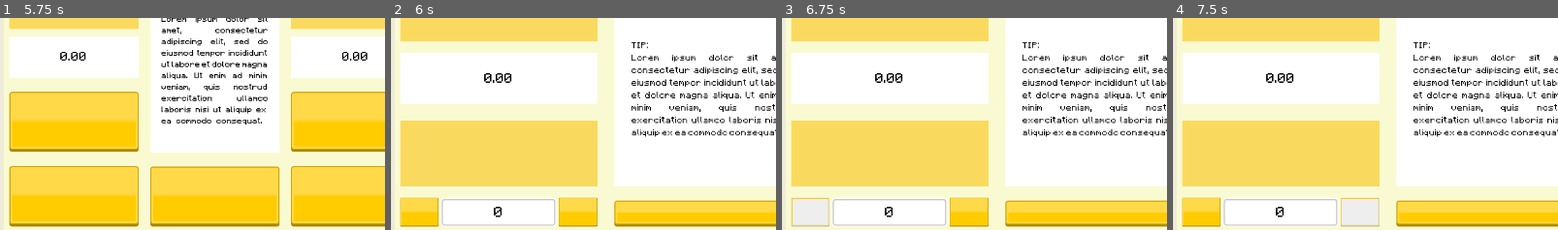
Above: before the commit, frames 1-4 (left to right).
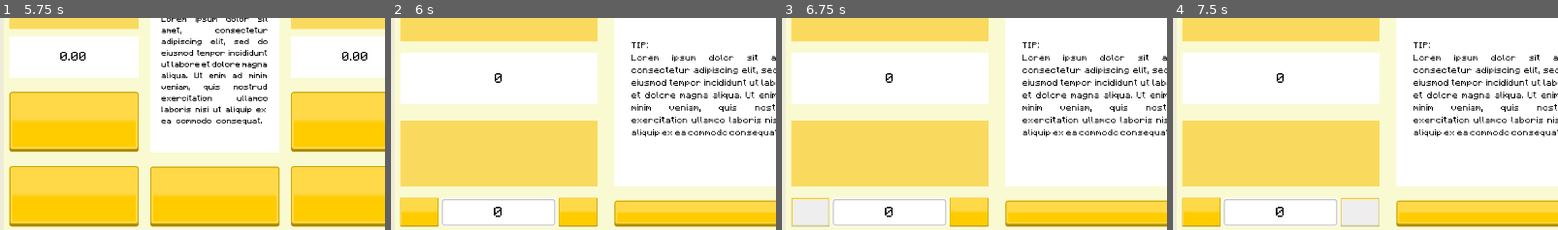
Above: after the commit, the same moments.

Repository: lhancewong/thesis-game-project
Game: Godot game, scene res://interfaces/on_daylight_menus/on_daylight_main.tscn
Two runs of this game, one before a commit and one after it. Both use one fixed random seed, a clock stepped at 60 frames per second and the inputs below. This scene is started directly instead of the project's main scene. Sound files missing from this copy of the repository are replaced by a short silence.
Inputs:
- Up to frame 1 (5.75 s): click "Start Day" at 0.5 s; click "Start Day" at 1.25 s; click "Live Statistics" at 2 s; click "Order Ingredients" at 2.75 s; click "Tech Upgrades" at 3.5 s; click "Statistics" at 4.25 s; click "Waste Management" at 5 s
- Up to frame 2 (6 s): click "Compost" at 5.75 s
- Up to frame 3 (6.75 s): click "-" at 6.5 s
- Up to frame 4 (7.5 s): click "+" at 7.25 s
The pictures show only the part of the screen within x 0-50%, y 39-89%; the shares and areas given below are measured in that part.

Frame 1 is identical in both runs. In frame 2, 0.2% of the frame differs, in the area x 24-32%, y 26-31%; in frame 3, 0.2%; in frame 4, 0.2%.

Commit message:
fixed numeric input on man.strats to max out

Diff:
--- a/interfaces/on_daylight_menus/sub_scenes/management_strategies/compost.tscn
+++ b/interfaces/on_daylight_menus/sub_scenes/management_strategies/compost.tscn
@@ -1,11 +1,9 @@
-[gd_scene load_steps=14 format=2]
+[gd_scene load_steps=13 format=2]
 
 [ext_resource path="res://assets/fonts/thin_pixelated.ttf" type="DynamicFontData" id=1]
 [ext_resource path="res://assets/fonts/pixelated.ttf" type="DynamicFontData" id=2]
 [ext_resource path="res://scripts/guis/compost.gd" type="Script" id=3]
 [ext_resource path="res://themes/curry/curry.tres" type="Theme" id=5]
-
-[sub_resource type="Theme" id=11]
 
 [sub_resource type="DynamicFont" id=1]
 size = 51
--- a/scripts/guis/compost.gd
+++ b/scripts/guis/compost.gd
@@ -1,8 +1,8 @@
 extends Control
 var regex = RegEx.new()
 
-var waste_amount = 0
-var compost_amount = 0
+var waste_amount: int = 0
+var compost_amount: int = 0
 var old_text = ""
 
 onready var ActionLineEdit = $VBoxContainer/HBoxContainer/Compost/Strategy/HBoxContainer2/LineEdit
@@ -15,12 +15,8 @@
 
 # Called every frame. 'delta' is the elapsed time since the previous frame.
 func _physics_process(delta):
-	waste_amount = Game.waste_hndlr.get_inedible_waste()
+	waste_amount = int(Game.waste_hndlr.get_inedible_waste())
 	$VBoxContainer/HBoxContainer/Compost/Waste/Amount/InedibleWasteAmnt.text = str(waste_amount)
-#	This makes sure that the LineEdit Numbers remain under the maximum waste amount
-	if compost_amount > int(waste_amount):
-		compost_amount = waste_amount
-		$VBoxContainer/HBoxContainer/Compost/Strategy/HBoxContainer2/LineEdit.text = str(compost_amount)
 
 # This changes the value of the amount to be composted using the buttons
 
@@ -36,8 +32,13 @@
 
 func _on_LineEdit_text_changed(new_text):
 	if regex.search(new_text):
+		if int(new_text) > waste_amount:
+			print("overload")
+			new_text = waste_amount
 		old_text = str(new_text)
-#
+		compost_amount = int(new_text)
+		ActionLineEdit.text = old_text
+		ActionLineEdit.set_cursor_position(ActionLineEdit.text.length())
 	else:
 		ActionLineEdit.text = old_text
 		ActionLineEdit.set_cursor_position(ActionLineEdit.text.length())
@@ -52,8 +53,9 @@
 
 
 func _on_plus_pressed():
-	if compost_amount < int(waste_amount):
+	if compost_amount < waste_amount:
 		compost_amount += 1
 		ActionLineEdit.text = str(compost_amount)
 	else:
 		pass
+	print(compost_amount)
--- a/scripts/guis/feed_animals.gd
+++ b/scripts/guis/feed_animals.gd
@@ -1,8 +1,8 @@
 extends Control
 var regex = RegEx.new()
 
-var edible_waste_amount = 0
-var disposal_amount = 0
+var edible_waste_amount: int = 0
+var disposal_amount: int = 0
 var old_text = ""
 
 onready var ActionLineEdit = $"VBoxContainer/HBoxContainer/Left Block/Strategy/HBoxContainer2/LineEdit"
@@ -15,7 +15,7 @@
 
 # Called every frame. 'delta' is the elapsed time since the previous frame.
 func _physics_process(delta):
-	edible_waste_amount = Game.waste_hndlr.get_edible_waste()
+	edible_waste_amount = int(Game.waste_hndlr.get_edible_waste())
 	$"VBoxContainer/HBoxContainer/Left Block/Waste/Amount/InedibleWasteAmnt".text = str(edible_waste_amount)
 	disposal_amount = int(ActionLineEdit.text)
 
@@ -33,8 +33,13 @@
 
 func _on_LineEdit_text_changed(new_text):
 	if regex.search(new_text):
+		if int(new_text) > edible_waste_amount:
+			print("overload")
+			new_text = edible_waste_amount
 		old_text = str(new_text)
-#		beef_amount = int(new_text)
+		disposal_amount = int(new_text)
+		ActionLineEdit.text = old_text
+		ActionLineEdit.set_cursor_position(ActionLineEdit.text.length())
 	else:
 		ActionLineEdit.text = old_text
 		ActionLineEdit.set_cursor_position(ActionLineEdit.text.length())
@@ -50,7 +55,7 @@
 
 
 func _on_plus_pressed():
-	if disposal_amount < int(edible_waste_amount):
+	if disposal_amount < edible_waste_amount:
 		disposal_amount += 1
 		ActionLineEdit.text = str(disposal_amount)
 	else:
--- a/scripts/guis/food_shelter.gd
+++ b/scripts/guis/food_shelter.gd
@@ -1,8 +1,8 @@
 extends Control
 var regex = RegEx.new()
 
-var edible_waste_amount = 0
-var disposal_amount = 0
+var edible_waste_amount: int = 0
+var disposal_amount: int = 0
 var old_text = ""
 
 onready var ActionLineEdit = $"VBoxContainer/HBoxContainer/Left Block/Strategy/HBoxContainer2/LineEdit"
@@ -15,7 +15,7 @@
 
 # Called every frame. 'delta' is the elapsed time since the previous frame.
 func _physics_process(delta):
-	edible_waste_amount = Game.waste_hndlr.get_edible_waste()
+	edible_waste_amount = int(Game.waste_hndlr.get_edible_waste())
 	$"VBoxContainer/HBoxContainer/Left Block/Waste/Amount/InedibleWasteAmnt".text = str(edible_waste_amount)
 
 # This changes the value of the amount to be composted using the buttons
@@ -32,8 +32,13 @@
 
 func _on_LineEdit_text_changed(new_text):
 	if regex.search(new_text):
+		if int(new_text) > edible_waste_amount:
+			print("overload")
+			new_text = edible_waste_amount
 		old_text = str(new_text)
-#		beef_amount = int(new_text)
+		disposal_amount = int(new_text)
+		ActionLineEdit.text = old_text
+		ActionLineEdit.set_cursor_position(ActionLineEdit.text.length())
 	else:
 		ActionLineEdit.text = old_text
 		ActionLineEdit.set_cursor_position(ActionLineEdit.text.length())
@@ -49,7 +54,7 @@
 
 
 func _on_plus_pressed():
-	if disposal_amount < int(edible_waste_amount):
+	if disposal_amount < edible_waste_amount:
 		disposal_amount += 1
 		ActionLineEdit.text = str(disposal_amount)
 	else:
--- a/scripts/guis/industrial.gd
+++ b/scripts/guis/industrial.gd
@@ -1,56 +1,61 @@
 extends Control
 var regex = RegEx.new()
 
-var inedible_waste_amount = 0
-var disposal_amount = 0
+var inedible_waste_amount: int = 0
+var disposal_amount: int = 0
 var old_text = ""
 
 onready var ActionLineEdit = $VBoxContainer/HBoxContainer/Industrial/Strategy/HBoxContainer/LineEdit
 
 # Called when the node enters the scene tree for the first time.
 func _ready():
-    $VBoxContainer/HBoxContainer/Industrial/Waste/Amount/InedibleWasteAmnt.text = str(inedible_waste_amount)
-    ActionLineEdit.text = str(disposal_amount)
-    regex.compile("^[0-9]*$")
+	$VBoxContainer/HBoxContainer/Industrial/Waste/Amount/InedibleWasteAmnt.text = str(inedible_waste_amount)
+	ActionLineEdit.text = str(disposal_amount)
+	regex.compile("^[0-9]*$")
 
 # Called every frame. 'delta' is the elapsed time since the previous frame.
 func _physics_process(delta):
-    inedible_waste_amount = Game.waste_hndlr.get_inedible_waste()
-    $VBoxContainer/HBoxContainer/Industrial/Waste/Amount/InedibleWasteAmnt.text = str(inedible_waste_amount)
+	inedible_waste_amount = int(Game.waste_hndlr.get_inedible_waste())
+	$VBoxContainer/HBoxContainer/Industrial/Waste/Amount/InedibleWasteAmnt.text = str(inedible_waste_amount)
 
 # This changes the value of the amount to be composted using the buttons
 
 
 # Calls manage_waste and resets value
 func _on_sendButton_pressed():
-    if disposal_amount == 0:
-        return
-    Game.waste_hndlr.manage_waste("industrial", 0, disposal_amount, 1)
-    disposal_amount = 0
-    ActionLineEdit.text = str(disposal_amount)
+	if disposal_amount == 0:
+		return
+	Game.waste_hndlr.manage_waste("industrial", 0, disposal_amount, 1)
+	disposal_amount = 0
+	ActionLineEdit.text = str(disposal_amount)
 
 
 func _on_LineEdit_text_changed(new_text):
-    if regex.search(new_text):
-        old_text = str(new_text)
-#		beef_amount = int(new_text)
-    else:
-        ActionLineEdit.text = old_text
-        ActionLineEdit.set_cursor_position(ActionLineEdit.text.length())
+	if regex.search(new_text):
+		if int(new_text) > inedible_waste_amount:
+			print("overload")
+			new_text = inedible_waste_amount
+		old_text = str(new_text)
+		disposal_amount = int(new_text)
+		ActionLineEdit.text = old_text
+		ActionLineEdit.set_cursor_position(ActionLineEdit.text.length())
+	else:
+		ActionLineEdit.text = old_text
+		ActionLineEdit.set_cursor_position(ActionLineEdit.text.length())
 
 
 func _on_minus_pressed():
-    if disposal_amount == 0:
-        return
-    else:
-        disposal_amount -= 1
-        ActionLineEdit.text = str(disposal_amount)
+	if disposal_amount == 0:
+		return
+	else:
+		disposal_amount -= 1
+		ActionLineEdit.text = str(disposal_amount)
 
 
 
 func _on_plus_pressed():
-    if disposal_amount < int(inedible_waste_amount):
-        disposal_amount += 1
-        ActionLineEdit.text = str(disposal_amount)
-    else:
-        pass
+	if disposal_amount < inedible_waste_amount:
+		disposal_amount += 1
+		ActionLineEdit.text = str(disposal_amount)
+	else:
+		pass
--- a/scripts/guis/landfill.gd
+++ b/scripts/guis/landfill.gd
@@ -1,9 +1,9 @@
 extends Node
 var regex = RegEx.new()
-var edibleToLandfill = 0
-var inedibleToLandfill = 0
-var edible_waste_amount = 0
-var inedible_waste_amount = 0
+var edibleToLandfill: int = 0
+var inedibleToLandfill: int = 0
+var edible_waste_amount: int = 0
+var inedible_waste_amount: int = 0
 var inedible_oldtext = ""
 var edible_oldtext = ""
 
@@ -15,14 +15,15 @@
 # Called when the node enters the scene tree for the first time.
 func _ready():
 	_update_labels()
+	regex.compile("^[0-9]*$")
 
 # Called every frame. 'delta' is the elapsed time since the previous frame.
 func _physics_process(delta):
 	_update_labels()
 
 func _update_labels():
-	edible_waste_amount = Game.waste_hndlr.get_edible_waste()
-	inedible_waste_amount = Game.waste_hndlr.get_inedible_waste()
+	edible_waste_amount = int(Game.waste_hndlr.get_edible_waste())
+	inedible_waste_amount = int(Game.waste_hndlr.get_inedible_waste())
 	$VBoxContainer/HBoxContainer/Landfill/InedibleWaste/Amount/InedibleAmnt.text = str(inedible_waste_amount)
 	$VBoxContainer/HBoxContainer/Landfill/EdibleWaste/Amount/EdibleAmnt.text = str(edible_waste_amount)
 	$VBoxContainer/HBoxContainer/Landfill/TotalWaste/Amount/MgmtLabel2.text = str(edibleToLandfill + inedibleToLandfill)
@@ -55,7 +56,7 @@
 
 
 func _on_inedible_plus_pressed():
-	if inedibleToLandfill < int(inedible_waste_amount):
+	if inedibleToLandfill < inedible_waste_amount:
 		inedibleToLandfill += 1
 		inedibleActionLineEdit.text = str(inedibleToLandfill)
 	else:
@@ -64,8 +65,17 @@
 
 func _on_inedibleLineEdit_text_changed(new_text):
 	if regex.search(new_text):
+		print("inedibleaccept")
 		inedible_oldtext = str(new_text)
+		if int(new_text) > inedible_waste_amount:
+			print("overload")
+			new_text = inedible_waste_amount
+		inedible_oldtext = str(new_text)
+		inedibleToLandfill = int(new_text)
+		inedibleActionLineEdit.text = inedible_oldtext
+		inedibleActionLineEdit.set_cursor_position(inedibleActionLineEdit.text.length())
 	else:
+		print("inediblerejet")
 		inedibleActionLineEdit.text = inedible_oldtext
 		inedibleActionLineEdit.set_cursor_position(inedibleActionLineEdit.text.length())
 
@@ -81,7 +91,7 @@
 
 
 func _on_edible_plus_pressed():
-	if edibleToLandfill < int(edible_waste_amount):
+	if edibleToLandfill < edible_waste_amount:
 		edibleToLandfill += 1
 		edibleActionLineEdit.text = str(edibleToLandfill)
 	else:
@@ -90,7 +100,13 @@
 
 func _on_edibleLineEdit_text_changed(new_text):
 	if regex.search(new_text):
+		if int(new_text) > edible_waste_amount:
+			print("overload")
+			new_text = edible_waste_amount
 		edible_oldtext = str(new_text)
+		edibleToLandfill = int(new_text)
+		edibleActionLineEdit.text = edible_oldtext
+		edibleActionLineEdit.set_cursor_position(edibleActionLineEdit.text.length())
 	else:
 		edibleActionLineEdit.text = edible_oldtext
 		edibleActionLineEdit.set_cursor_position(edibleActionLineEdit.text.length())
